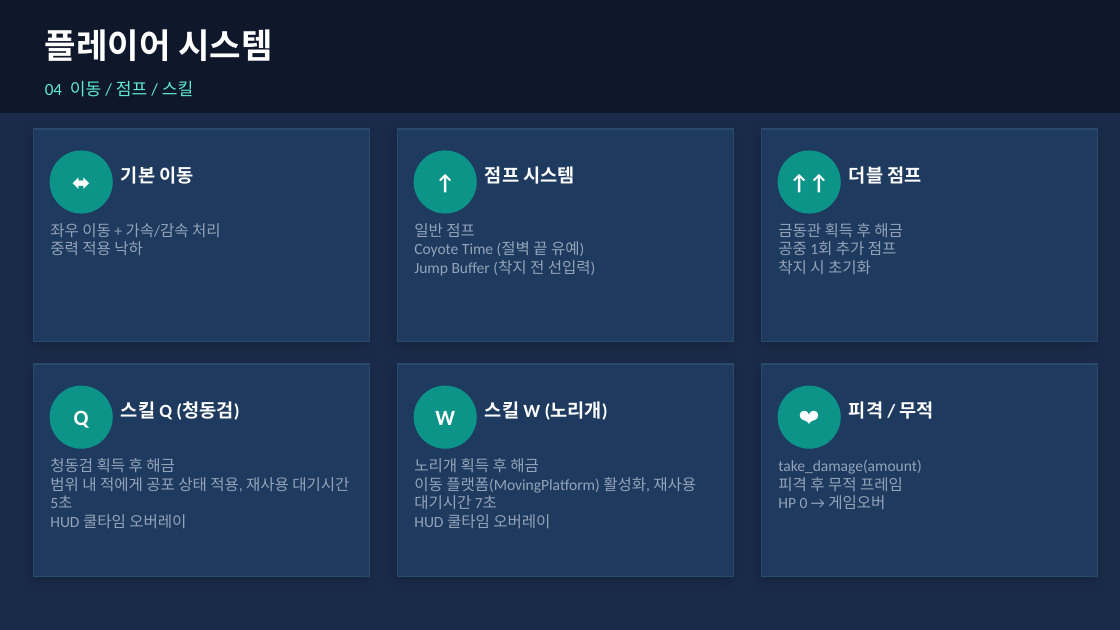
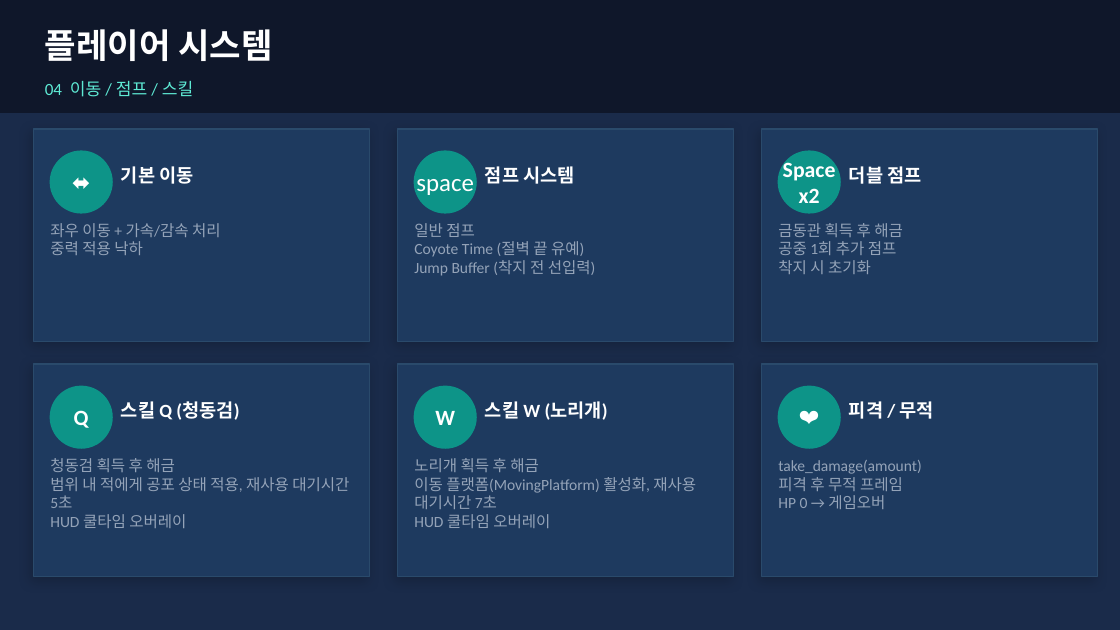
Before and after one commit to JunhyeongKim1/Retrieve-game-, a slide deck: slide 6 of Retrieve_최종발표.pptx. Drawn at 1120x630 pixels with LibreOffice and Linux fonts; fonts in the diff are those of the drawing. Boxes give left, top, right and bottom in pixels: in the first picture for what was removed or moved away, otherwise in the second. Text is boxed around its words. In the diff, an @@ line names an element or a change of style, - is before the commit and + after.

```diff
--- a/Retrieve_최종발표.pptx
+++ b/Retrieve_최종발표.pptx
@@ text at (416,179,473,197): text changed; size 14 to 16 pt; bold off @@
-↑
+space
@@ text at (783,159,836,203): text changed @@
-↑↑
+Space
+x2
```
Also in this commit, not shown: 6 other slides changed.
